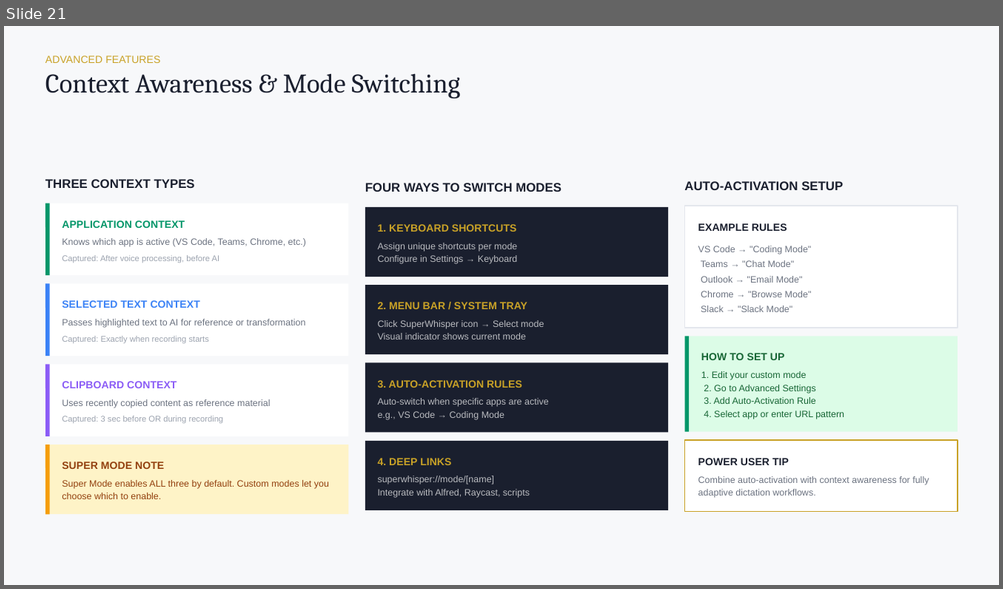
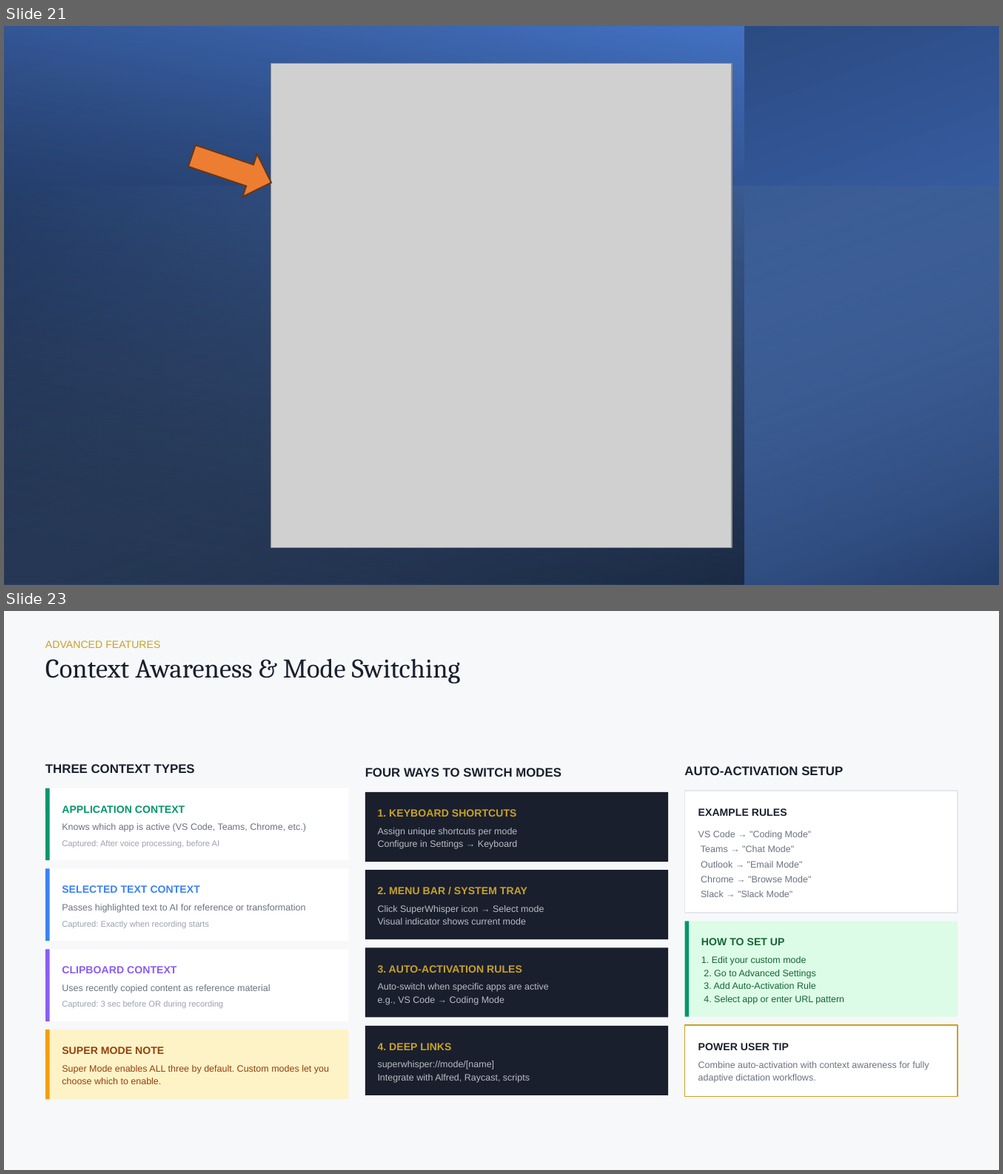
Before and after one commit to crypticpy/voice-control, a slide deck: Voice_AI_Workflows_Part1_CORE.pptx. Shown one above the other, each under a label of ours: slide 21 before the commit, slides 21 and 23 after it; the slides between them are not shown. The pictures are 1003x589 and 1003x1174 pixels, drawn with LibreOffice and Linux fonts; fonts in the diff are those of the drawing; grey boxes stand for pictures. Boxes give left, top, right and bottom in pixels: in the first picture for what was removed or moved away, otherwise in the second. Text is boxed around its words. In the diff, an @@ line names an element or a change of style, - is before the commit and + after.

```diff
--- a/Voice_AI_Workflows_Part1_CORE.pptx
+++ b/Voice_AI_Workflows_Part1_CORE.pptx
@@ slide 21 added at [4,26,999,585], background #FFFFFF @@
@@ rectangle added at [4,26,999,585], fill gradient #4472C4 to #203864 @@
@@ rectangle added at [4,26,744,585], fill gradient #000000 to #4472C4 @@
@@ picture added at [270,64,731,549] @@
@@ right arrow added at [185,134,279,204], fill #ED7D31, outline #683715 1 pt @@
@@ rectangle added at [4,187,998,585], fill gradient #9DC3E6 to #000000 @@
@@ what was slide 21 is now slide 23 @@
```
Also in this commit, not shown: 9 slides changed, 13 other slides added, 42 other files.
